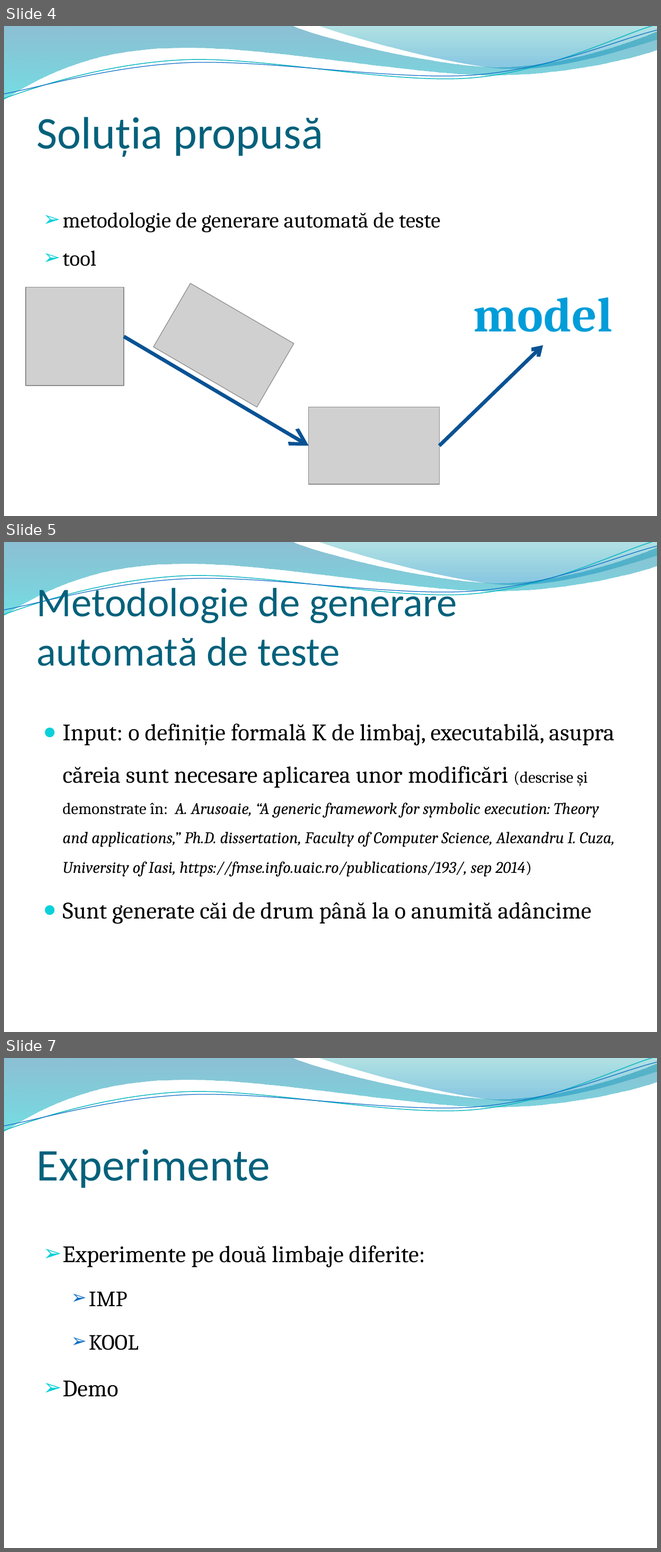
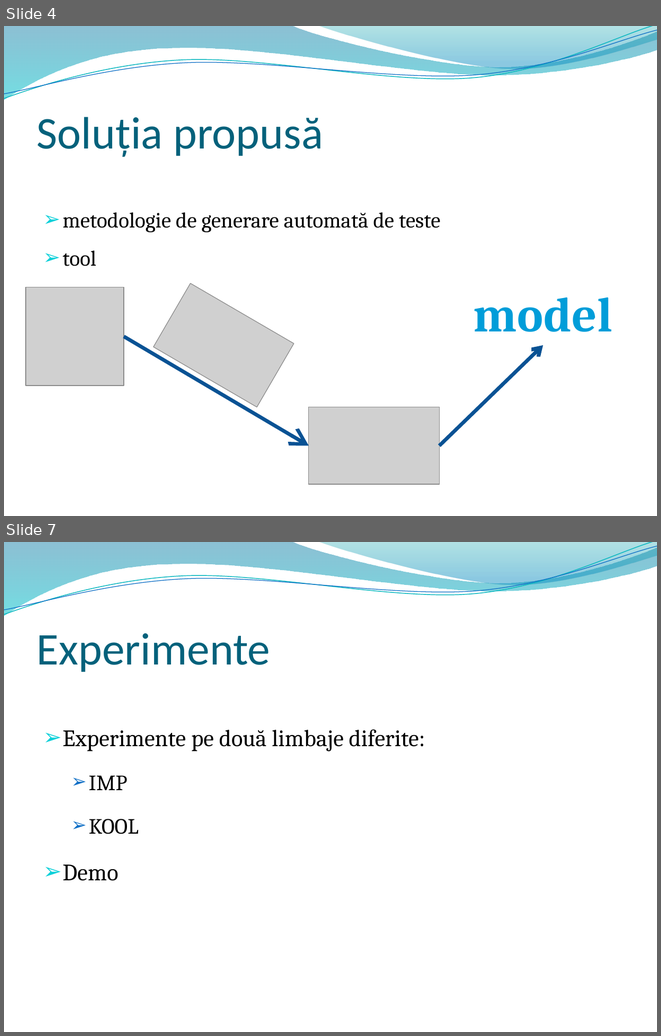
Before and after one commit to iulianag/Licenta2018GaborIuliana, a slide deck: Prezentare licenta.pptx. Shown one above the other, each under a label of ours: slides 4, 5 and 7 before the commit, slides 4 and 7 after it; the slides between them are not shown. The pictures are 661x1552 and 661x1036 pixels, drawn with LibreOffice and Linux fonts; fonts in the diff are those of the drawing; grey boxes stand for pictures; background and template pictures are left out. Boxes give left, top, right and bottom in pixels: in the first picture for what was removed or moved away, otherwise in the second. Text is boxed around its words. In the diff, an @@ line names an element or a change of style, - is before the commit and + after.

```diff
--- a/Prezentare licenta.pptx
+++ b/Prezentare licenta.pptx
@@ slide 5 removed at <box>4,542,657,1032</box>, background picture (left out); not listed: 4 template elements that a slide beside it also shows @@
@@ title removed at <box>37,583,457,666</box> @@
-Metodologie de generare automată de teste
@@ text removed at <box>63,723,615,924</box> @@
-● Input: o definiție formală K de limbaj, executabilă, asupra căreia sunt necesare aplicarea unor modificări (descrise și demonstrate în: A. Arusoaie, “A generic framework for symbolic execution: Theory and applications,” Ph.D. dissertation, Faculty of Computer Science, Alexandru I. Cuza, University of Iasi, https://fmse.info.uaic.ro/publications/193/, sep 2014)
-● Sunt generate căi de drum până la o anumită adâncime
```
Also in this commit, not shown: 3 slides changed, 1 slide added.
